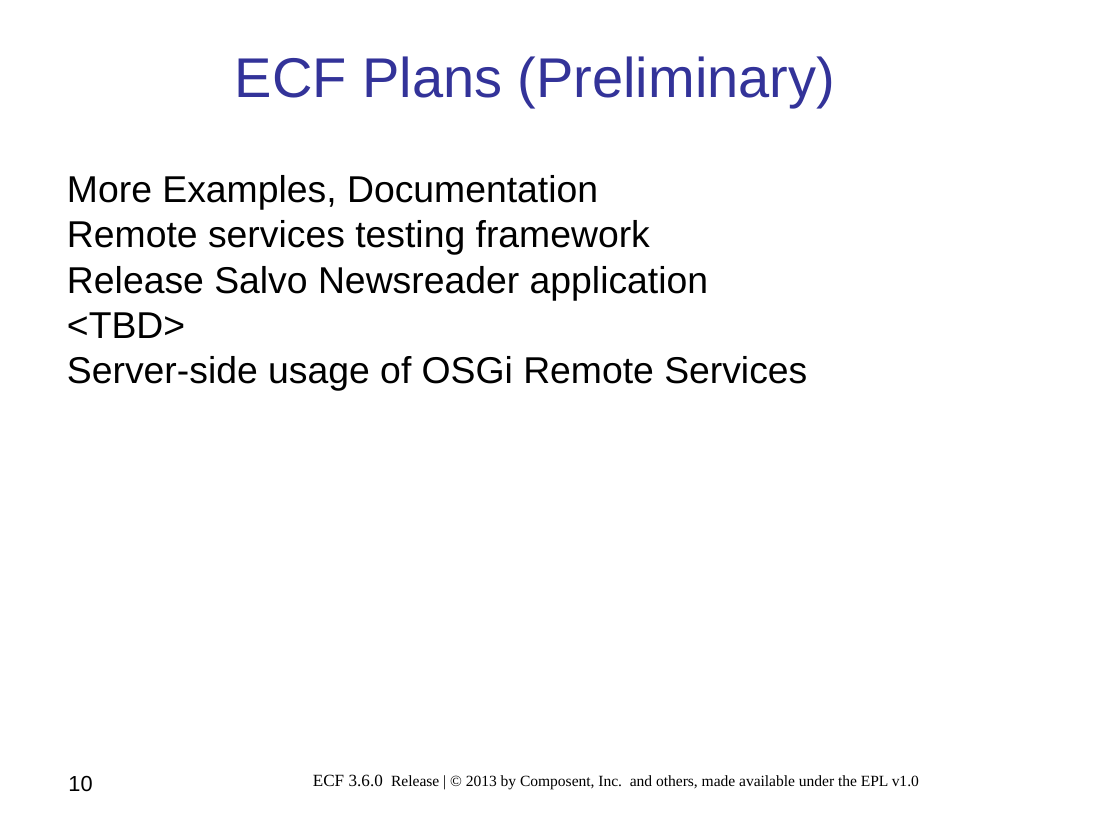
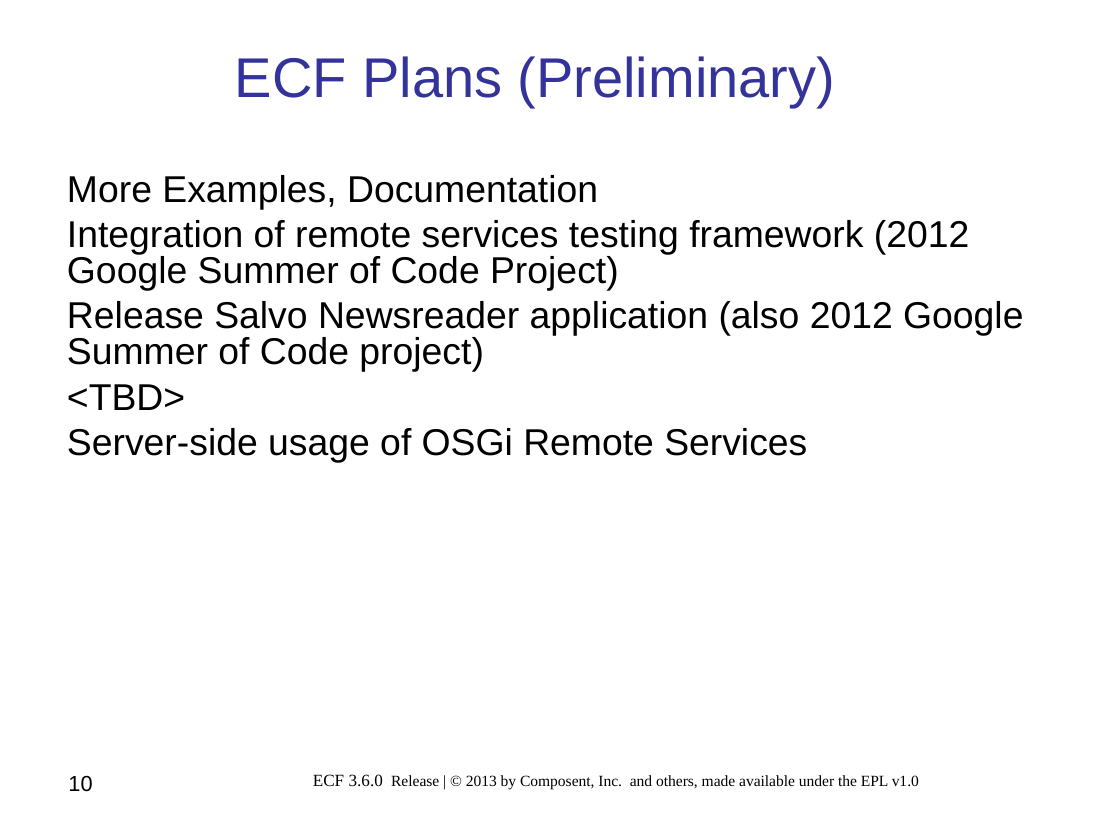
Before and after one commit to eclipse/ecf-website, a slide deck: slide 10 of reviews/ECF_Project_3.6.0_Release_Review.ppt. Drawn at 1120x840 pixels with LibreOffice and Linux fonts; fonts in the diff are those of the drawing; background and template pictures are left out. Boxes give left, top, right and bottom in pixels: in the first picture for what was removed or moved away, otherwise in the second. Text is boxed around its words. In the diff, an @@ line names an element or a change of style, - is before the commit and + after.

Commit message:
Changes to 3.6.0 release review slides.  Contribution from Tishan

```diff
--- a/reviews/ECF_Project_3.6.0_Release_Review.ppt
+++ b/reviews/ECF_Project_3.6.0_Release_Review.ppt
@@ text at box(67, 220, 1023, 372): text changed @@
-Remote services testing framework
-Release Salvo Newsreader application
+Integration of remote services testing framework (2012 Google Summer of Code Project)
+Release Salvo Newsreader application (also 2012 Google Summer of Code project)
```
Also in this commit, not shown: 7 other slides changed, 1 slide added, 1 slide removed.
